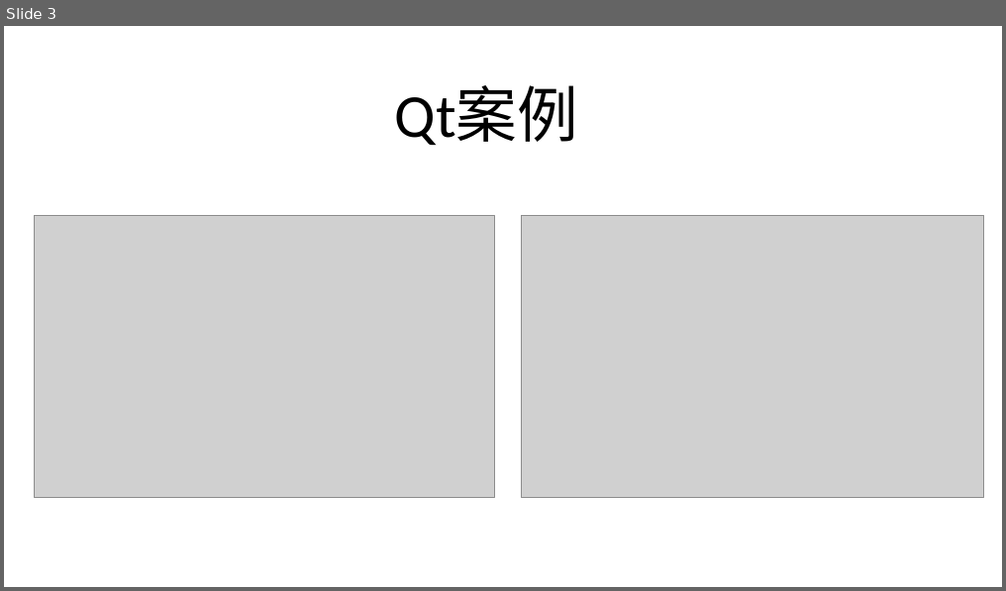
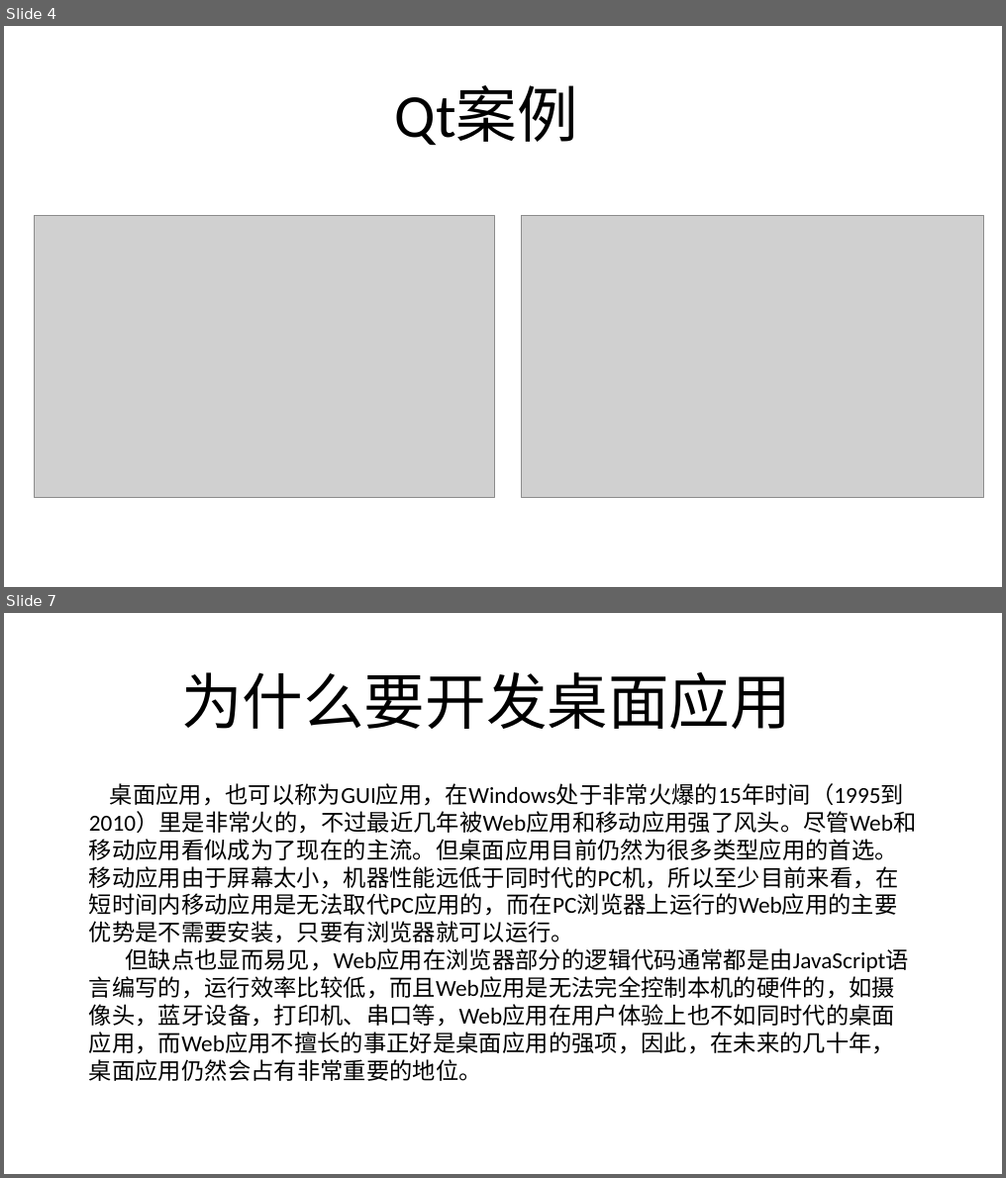
Before and after one commit to geekori/pyqt5, a slide deck: documents/01-初识PyQt5-01-PyQt5简介.pptx. Shown one above the other, each under a label of ours: slide 3 before the commit, slides 4 and 7 after it; the slides between them are not shown. The pictures are 1006x591 and 1006x1178 pixels, drawn with LibreOffice and Linux fonts; fonts in the diff are those of the drawing; grey boxes stand for pictures. Boxes give left, top, right and bottom in pixels: in the first picture for what was removed or moved away, otherwise in the second. Text is boxed around its words. In the diff, an @@ line names an element or a change of style, - is before the commit and + after.

```diff
--- a/documents/01-初识PyQt5-01-PyQt5简介.pptx
+++ b/documents/01-初识PyQt5-01-PyQt5简介.pptx
@@ slide 7 added at [4,613,1002,1174], background #FFFFFF @@
@@ title added at [181,672,791,729], 44 pt, text #000000 @@
+为什么要开发桌面应用
@@ text added at [89,783,916,1081], 16.6 pt, text #000000 @@
+桌面应用，也可以称为GUI应用，在Windows处于非常火爆的15年时间（1995到2010）里是非常火的，不过最近几年被Web应用和移动应用强了风头。尽管Web和移动应用看似成为了现在的主流。但桌面应用目前仍然为很多类型应用的首选。移动应用由于屏幕太小，机器性能远低于同时代的PC机，所以至少目前来看，在短时间内移动应用是无法取代PC应用的，而在PC浏览器上运行的Web应用的主要优势是不需要安装，只要有浏览器就可以运行。
+但缺点也显而易见，Web应用在浏览器部分的逻辑代码通常都是由JavaScript语言编写的，运行效率比较低，而且Web应用是无法完全控制本机的硬件的，如摄像头，蓝牙设备，打印机、串口等，Web应用在用户体验上也不如同时代的桌面应用，而Web应用不擅长的事正好是桌面应用的强项，因此，在未来的几十年，桌面应用仍然会占有非常重要的地位。
@@ what was slide 3 is now slide 4 @@
```
Also in this commit, not shown: 1 slide changed, 4 other slides added.
